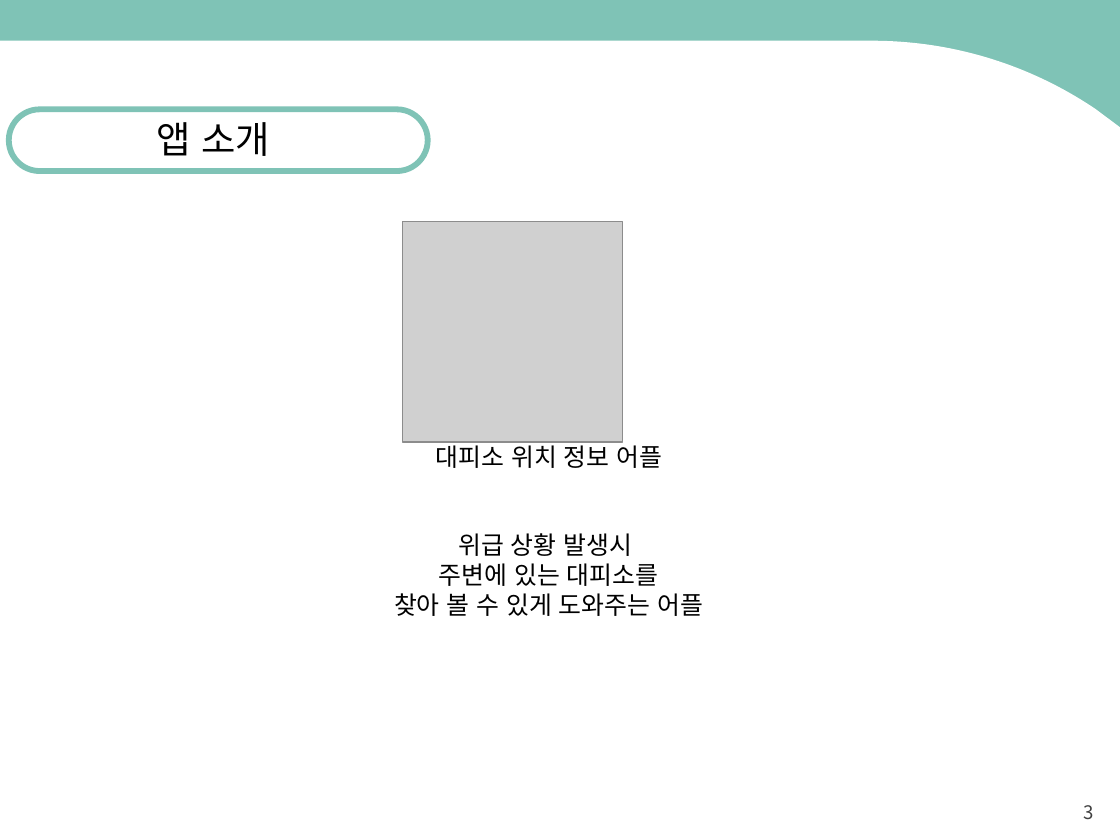
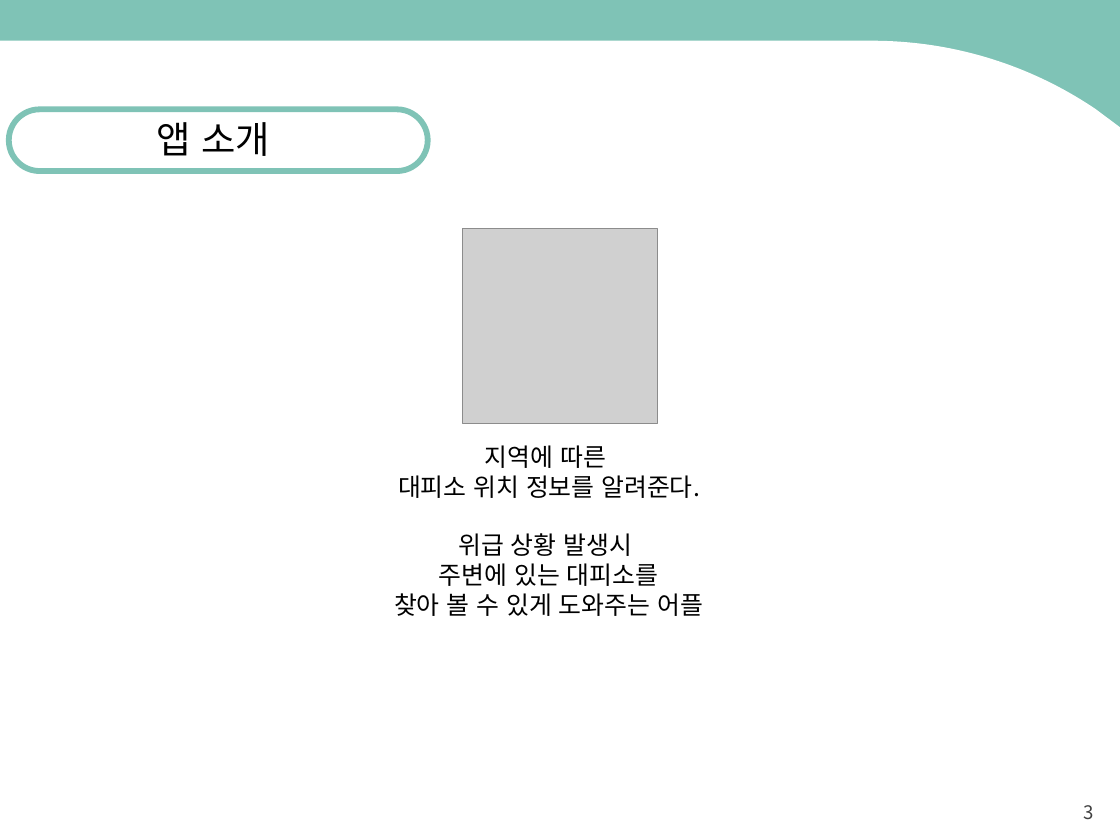
Before and after one commit to kpu2015180/scrtiptP, a slide deck: slide 3 of 기획발표.pptx. Drawn at 1120x840 pixels with LibreOffice and Linux fonts; fonts in the diff are those of the drawing; grey boxes stand for pictures. Boxes give left, top, right and bottom in pixels: in the first picture for what was removed or moved away, otherwise in the second. Text is boxed around its words. In the diff, an @@ line names an element or a change of style, - is before the commit and + after.

```diff
--- a/기획발표.pptx
+++ b/기획발표.pptx
@@ picture: place and size @@
-picture at (402,222,623,442)
+picture at (463,228,657,423)
@@ text at (398,445,700,498): text changed @@
-대피소 위치 정보 어플
+지역에 따른
+대피소 위치 정보를 알려준다.
```
Also in this commit, not shown: 2 other slides changed, 3 slides added, 1 slide removed.
